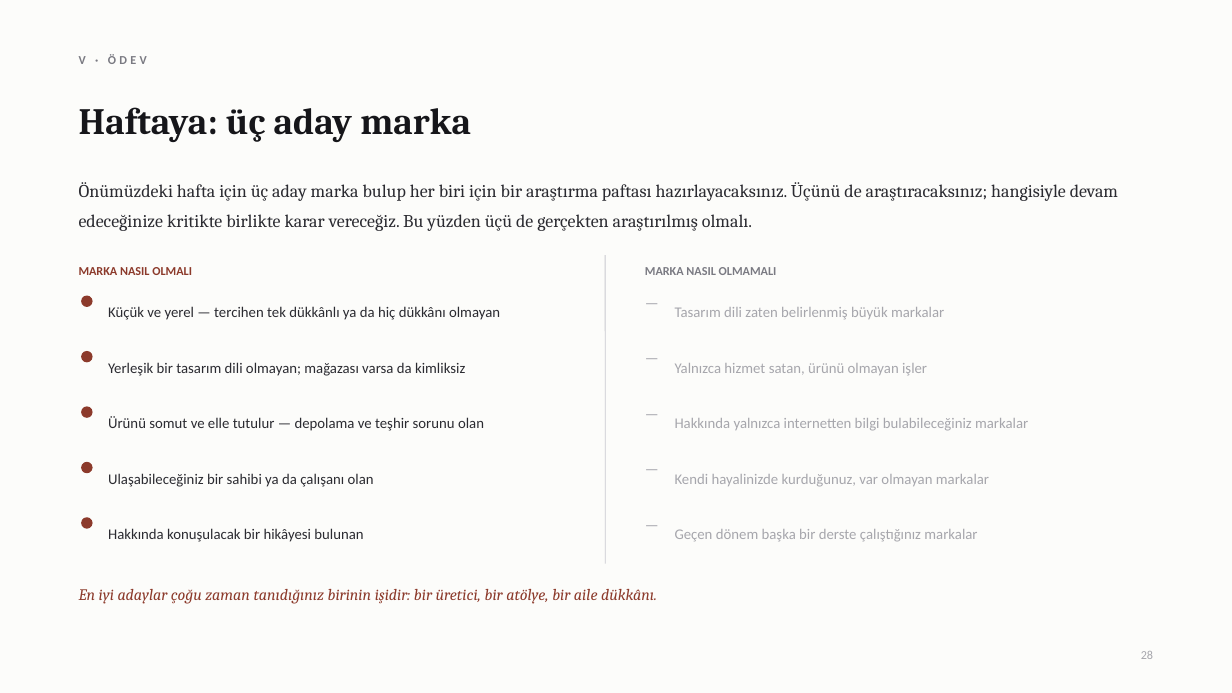
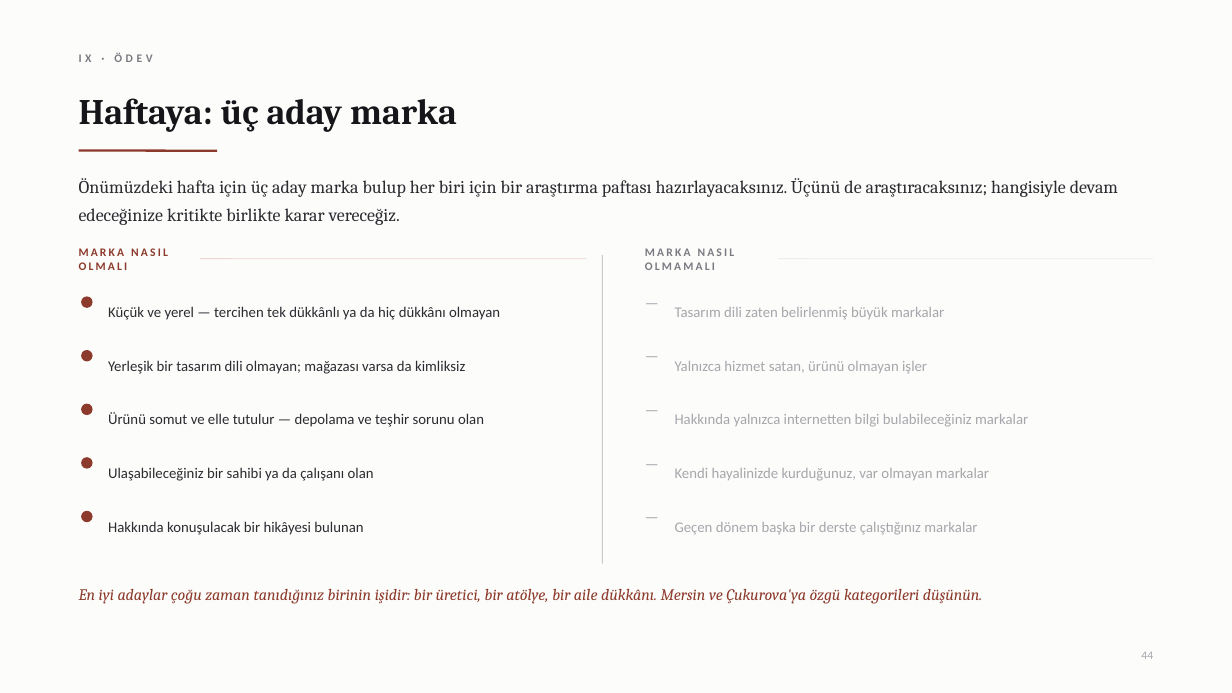
Before and after one commit to bunal91/sanat-ve-mekan, a slide deck: slide 45 of magaza-tasarimi-dersi/Gun1-Marka-Anahtari-ve-Musteri-Deneyimi.pptx (slide 29 before the commit). Drawn at 1232x693 pixels with LibreOffice and Linux fonts; fonts in the diff are those of the drawing. Boxes give left, top, right and bottom in pixels: in the first picture for what was removed or moved away, otherwise in the second. Text is boxed around its words. In the diff, an @@ line names an element or a change of style, - is before the commit and + after.

```diff
--- a/magaza-tasarimi-dersi/Gun1-Marka-Anahtari-ve-Musteri-Deneyimi.pptx
+++ b/magaza-tasarimi-dersi/Gun1-Marka-Anahtari-ve-Musteri-Deneyimi.pptx
@@ text at [79, 53, 152, 62]: text changed; size 9.5 to 9 pt @@
-V · ÖDEV
+IX · ÖDEV
@@ text "Haftaya: üç aday marka" at [79, 98, 457, 132]: size 29 to 28 pt; line spacing 34pt to 33pt @@
@@ text at [79, 178, 1118, 225]: text changed @@
-Önümüzdeki hafta için üç aday marka bulup her biri için bir araştırma paftası hazırlayacaksınız. Üçünü de araştıracaksınız; hangisiyle devam edeceğinize kritikte birlikte karar vereceğiz. Bu yüzden üçü de gerçekten araştırılmış olmalı.
+Önümüzdeki hafta için üç aday marka bulup her biri için bir araştırma paftası hazırlayacaksınız. Üçünü de araştıracaksınız; hangisiyle devam edeceğinize kritikte birlikte karar vereceğiz.
@@ line added from (79, 151) to (217, 151), #8C3A2B 1.75 pt @@
@@ text "MARKA NASIL OLMALI" at [79, 248, 168, 270]: size 9.5 to 9 pt, letter spacing 0 to 1.7 pt; line spacing 12pt to 1 @@
@@ text "MARKA NASIL OLMALI": place and size @@
-text "MARKA NASIL OLMALI" at [79, 267, 192, 275]
+text "MARKA NASIL OLMALI" at [79, 248, 168, 270]
@@ line added from (201, 259) to (587, 259), #EBD7D1 0.75 pt @@
@@ text "MARKA NASIL OLMAMALI": place and size @@
-text "MARKA NASIL OLMAMALI" at [645, 267, 777, 275]
+text "MARKA NASIL OLMAMALI" at [645, 248, 735, 270]
@@ text "MARKA NASIL OLMAMALI" at [645, 248, 735, 270]: size 9.5 to 9 pt, letter spacing 0 to 1.7 pt; line spacing 12pt to 1 @@
@@ line added from (778, 259) to (1153, 259), #EDEDF0 0.75 pt @@
@@ 9 texts, 2 ellipses: place and size @@
-9 texts, 2 ellipses at [82, 399, 1028, 542]
+9 texts, 2 ellipses at [82, 396, 1028, 535]
@@ text at [79, 589, 983, 604]: text changed @@
-En iyi adaylar çoğu zaman tanıdığınız birinin işidir: bir üretici, bir atölye, bir aile dükkânı.
+En iyi adaylar çoğu zaman tanıdığınız birinin işidir: bir üretici, bir atölye, bir aile dükkânı. Mersin ve Çukurova'ya özgü kategorileri düşünün.
@@ text at [1141, 652, 1153, 659]: text changed; size 9.5 to 9 pt @@
-28
+44
```
Also in this commit, not shown: 16 other slides changed, 32 slides added, 16 slides removed, 1 other file.
